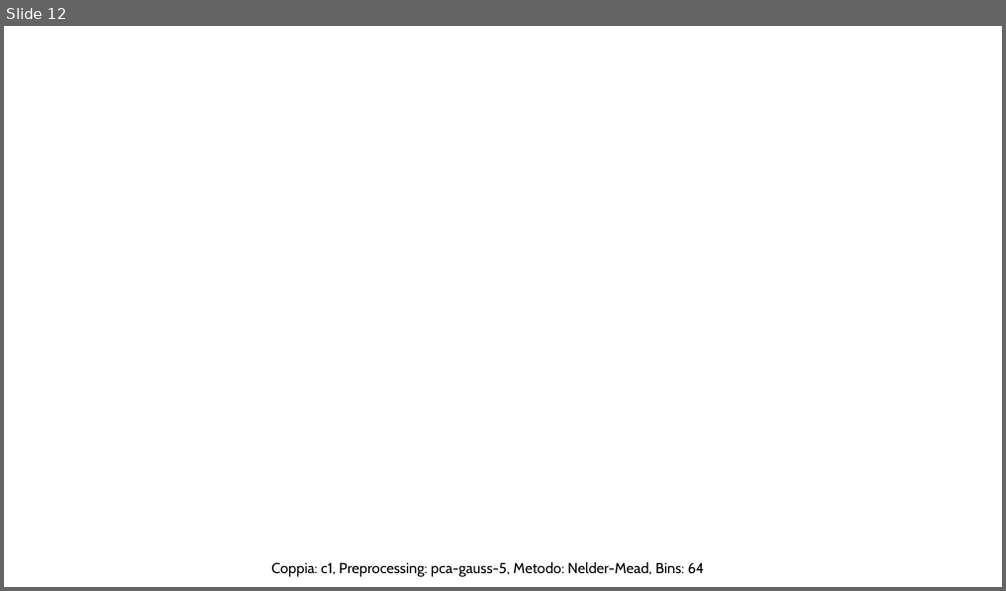
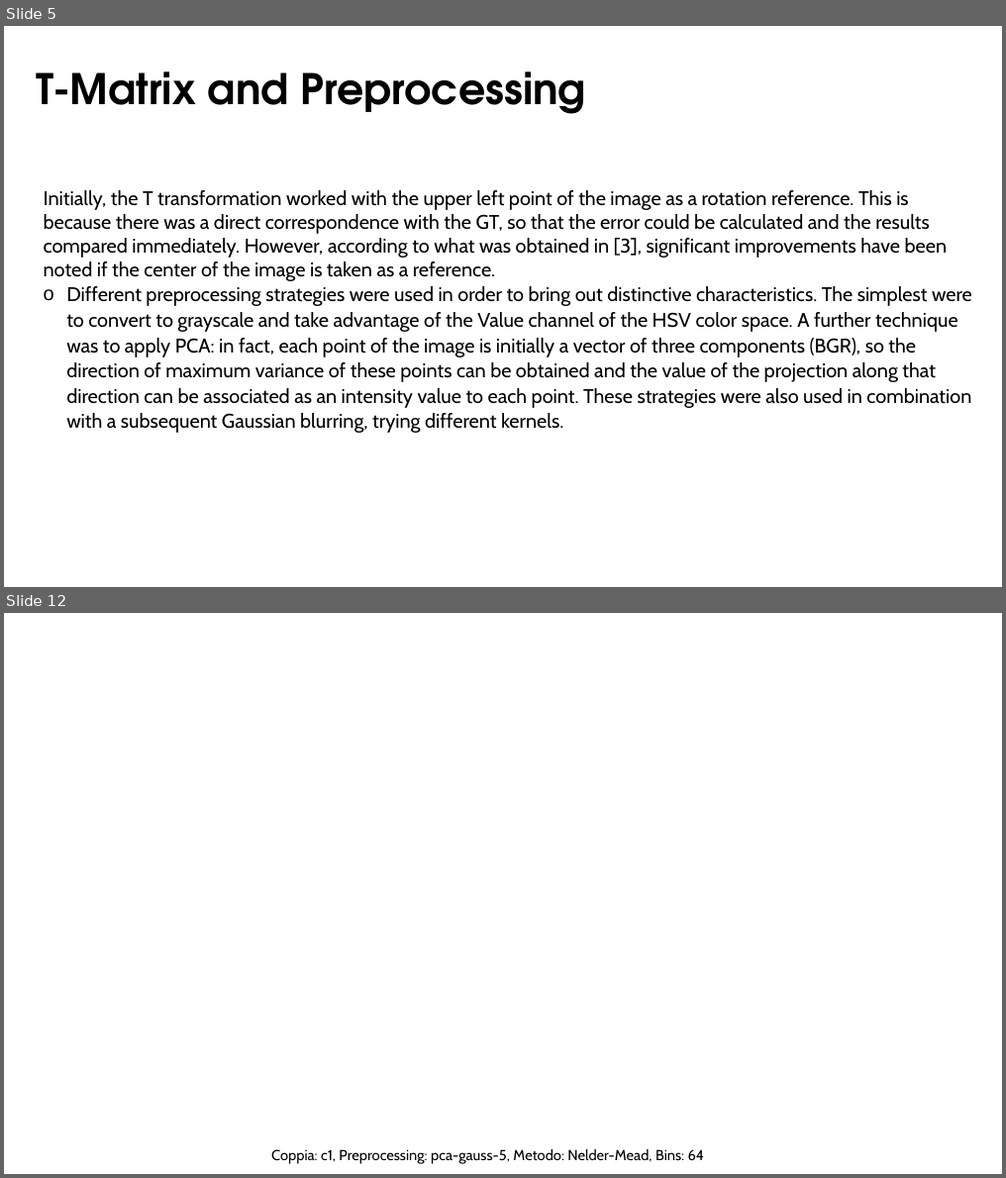
Before and after one commit to Gabro29/vision-course, a slide deck: First Assignment/Assignment_1.pptx. Shown one above the other, each under a label of ours: slide 12 before the commit, slides 5 and 12 after it; the slides between them are not shown. The pictures are 1006x591 and 1006x1178 pixels, drawn with LibreOffice and Linux fonts; fonts in the diff are those of the drawing; background and template pictures are left out. Boxes give left, top, right and bottom in pixels: in the first picture for what was removed or moved away, otherwise in the second. Text is boxed around its words. In the diff, an @@ line names an element or a change of style, - is before the commit and + after.

```diff
--- a/First Assignment/Assignment_1.pptx
+++ b/First Assignment/Assignment_1.pptx
@@ slide 5 added at (x1=4, y1=26, x2=1002, y2=587), background #FFFFFF @@
@@ text added at (x1=36, y1=72, x2=586, y2=114), 40.7 pt, text #000000, bold @@
+T-Matrix and Preprocessing
@@ text added at (x1=44, y1=190, x2=972, y2=433), 19 pt, text #000000 @@
+o Initially, the T transformation worked with the upper left point of the image as a rotation reference. This is because there was a direct correspondence with the GT, so that the error could be calculated and the results compared immediately. However, according to what was obtained in [3], significant improvements have been noted if the center of the image is taken as a reference.
+  Different preprocessing strategies were used in order to bring out distinctive characteristics. The simplest were to convert to grayscale and take advantage of the Value channel of the HSV color space. A further technique was to apply PCA: in fact, each point of the image is initially a vector of three components (BGR), so the direction of maximum variance of these points can be obtained and the value of the projection along that direction can be associated as an intensity value to each point. These strategies were also used in combination with a subsequent Gaussian blurring, trying different kernels.
```
Also in this commit, not shown: 10 slides changed, 1 slide removed, 1 other file.
